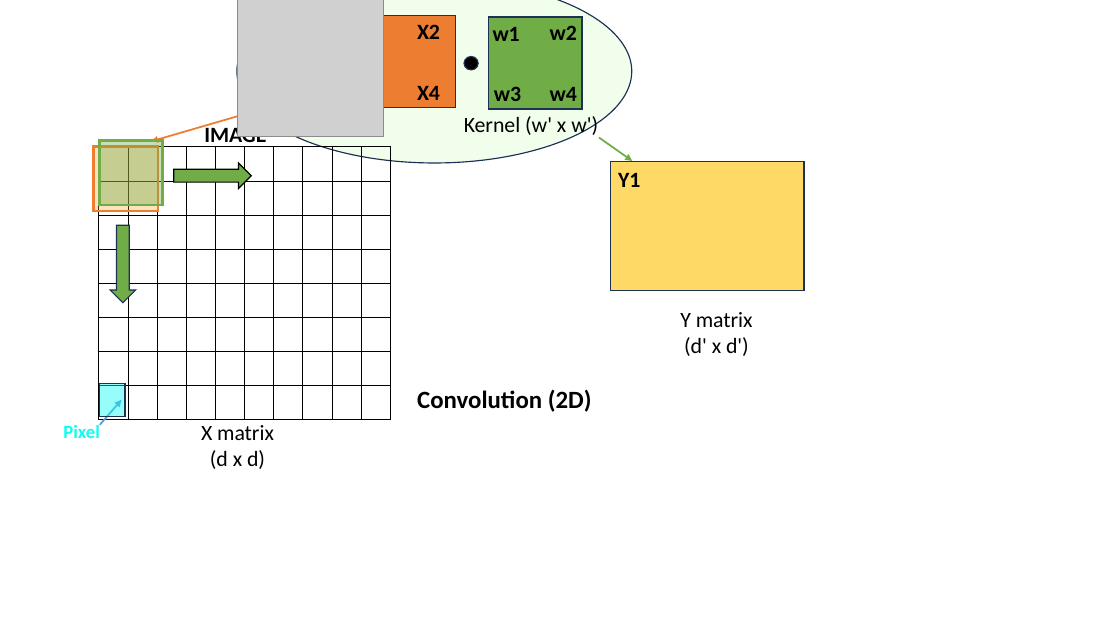
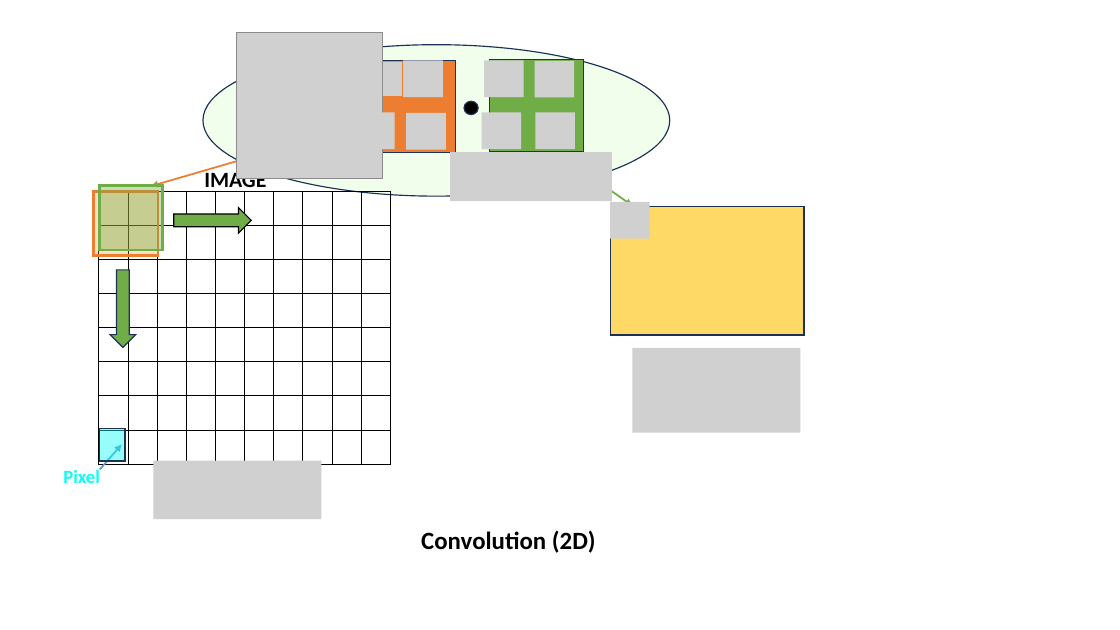
Before and after one commit to rtealwitter/deeplearning2025, a slide deck: slide 6 of notes/images.pptx. Drawn at 1120x630 pixels with LibreOffice and Linux fonts; fonts in the diff are those of the drawing; grey boxes stand for pictures. Boxes give left, top, right and bottom in pixels: in the first picture for what was removed or moved away, otherwise in the second. Text is boxed around its words. In the diff, an @@ line names an element or a change of style, - is before the commit and + after.

Commit message:
forgot to add new images file

```diff
--- a/notes/images.pptx
+++ b/notes/images.pptx
@@ text removed at (361,21,384,46) @@
-X1
@@ text removed at (417,24,440,39) @@
-X2
@@ ellipse: place and size @@
-ellipse at (237,0,632,163)
+ellipse at (203,45,670,196)
@@ picture: place and size @@
-picture at (238,0,384,137)
+picture at (237,33,383,179)
@@ picture added at (358,62,402,96) @@
@@ text removed at (361,81,384,106) @@
-X3
@@ picture added at (403,60,443,97) @@
@@ text removed at (417,85,440,100) @@
-X4
@@ picture added at (484,60,523,97) @@
@@ picture added at (535,60,575,97) @@
@@ group removed at (493,25,577,101): 4 texts @@
-w1
-w2
-w3
-w4
@@ picture added at (355,113,395,150) @@
@@ picture added at (407,113,446,150) @@
@@ text removed at (464,116,598,138) @@
-Kernel (w' x w')
@@ picture added at (481,113,521,150) @@
@@ picture added at (535,113,575,150) @@
@@ 6 rectangles, 3 arrows, 2 texts, 2 right arrows, 1 table, 1 ellipse: place and size @@
-6 rectangles, 3 arrows, 2 texts, 2 right arrows, 1 table, 1 ellipse at (63,16,804,438)
+6 rectangles, 3 arrows, 2 texts, 2 right arrows, 1 table, 1 ellipse at (63,60,804,483)
@@ picture added at (450,152,613,201) @@
@@ text removed at (618,172,640,187) @@
-Y1
@@ picture added at (610,202,649,239) @@
@@ text removed at (680,312,753,356) @@
-Y matrix
-(d' x d')
@@ picture added at (633,348,801,433) @@
@@ text removed at (201,425,274,469) @@
-X matrix
-(d x d)
@@ picture added at (154,460,322,519) @@
@@ text "Convolution (2D)": place and size @@
-text "Convolution (2D)" at (417,389,592,412)
+text "Convolution (2D)" at (421,530,596,553)
```
Also in this commit, not shown: 5 other slides changed, 1 slide added, 1 slide removed.
